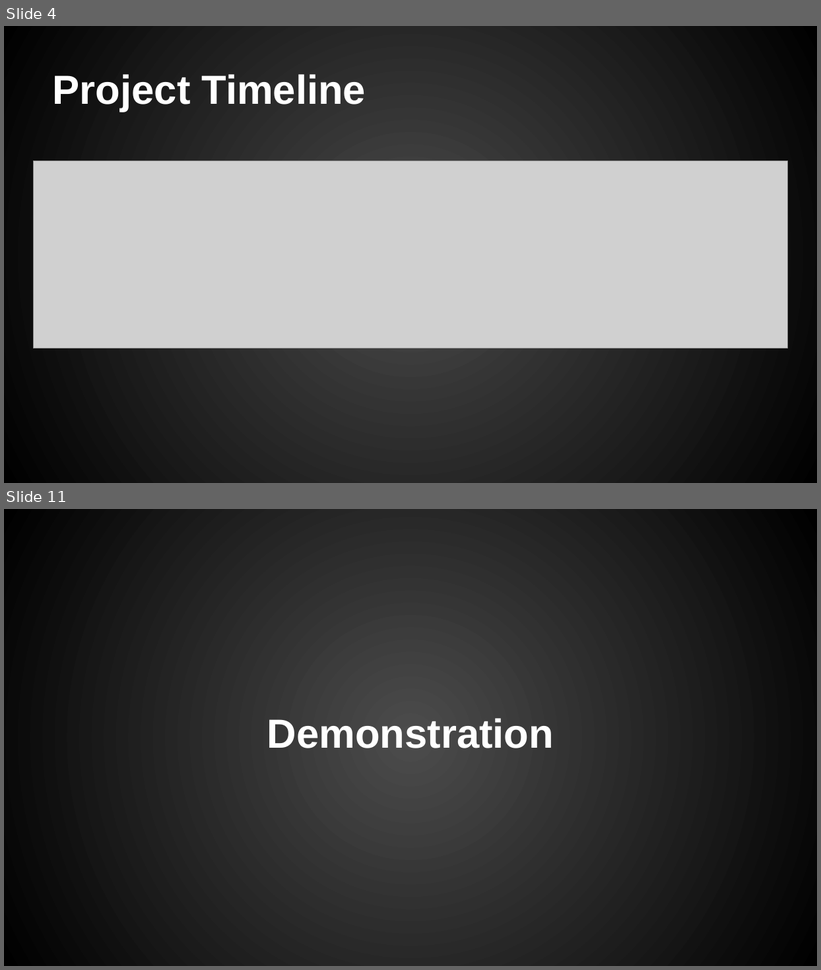
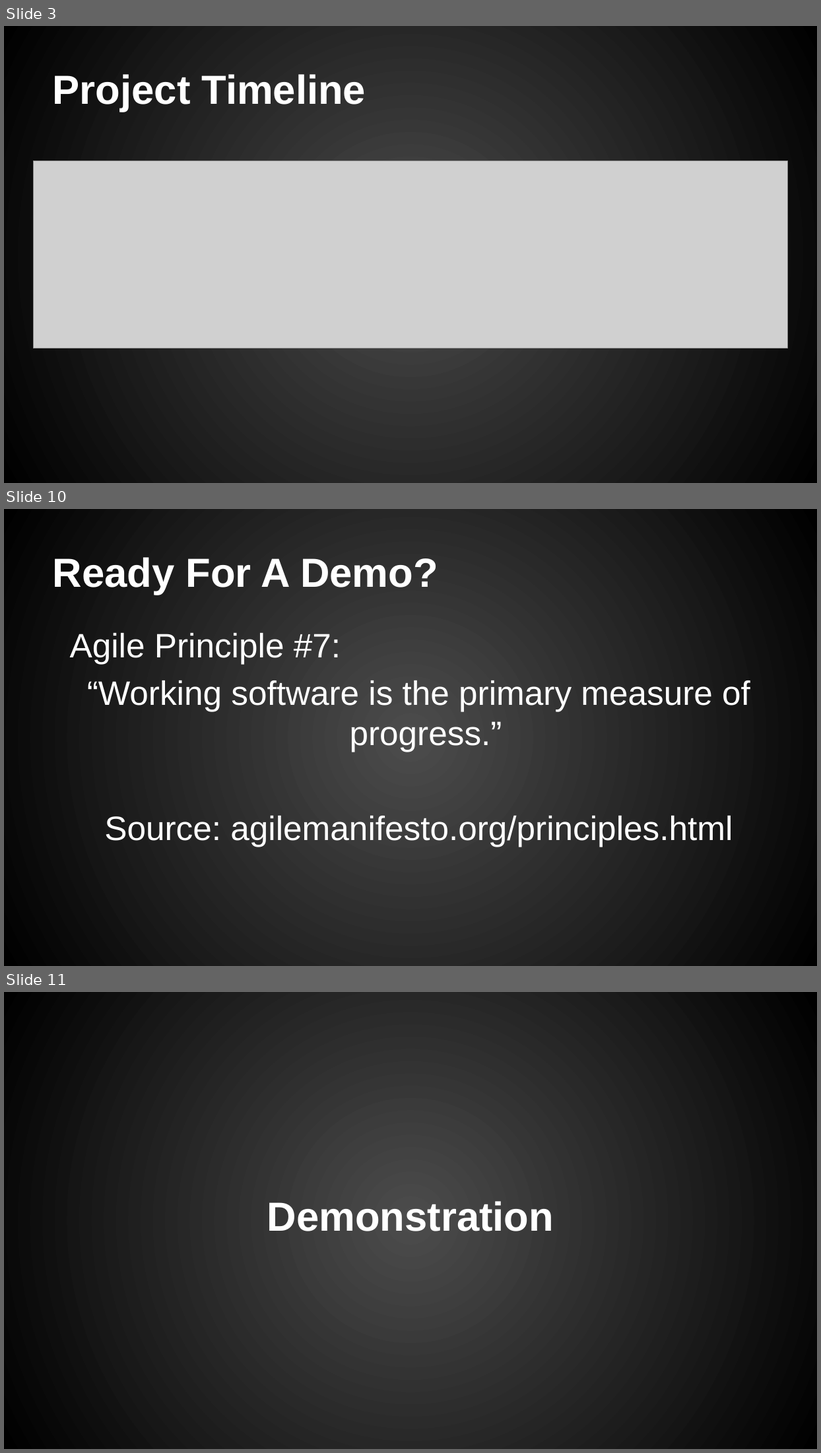
Before and after one commit to chriskdon/chinese-checkers, a slide deck: project-management/binder/iteration2/Curtis/Chinese Checkers - Iteration #2.pptx. Shown one above the other, each under a label of ours: slides 4 and 11 before the commit, slides 3, 10 and 11 after it; the slides between them are not shown. The pictures are 821x970 and 821x1453 pixels, drawn with LibreOffice and Linux fonts; fonts in the diff are those of the drawing; grey boxes stand for pictures; background and template pictures are left out. Boxes give left, top, right and bottom in pixels: in the first picture for what was removed or moved away, otherwise in the second. Text is boxed around its words. In the diff, an @@ line names an element or a change of style, - is before the commit and + after.

```diff
--- a/project-management/binder/iteration2/Curtis/Chinese Checkers - Iteration #2.pptx
+++ b/project-management/binder/iteration2/Curtis/Chinese Checkers - Iteration #2.pptx
@@ slide 10 added at <box>4,509,817,966</box>, background gradient #4C4C4C to #000000 @@
@@ title added at <box>53,557,438,595</box>, 36 pt, text #FFFFFF, bold @@
+Ready For A Demo?
@@ text added at <box>70,632,750,847</box>, 30 pt, text #FFFFFF @@
+Agile Principle #7:
+“Working software is the primary measure of progress.”
+Source: agilemanifesto.org/principles.html
@@ what was slide 4 is now slide 3 @@
```
Also in this commit, not shown: 2 slides changed, 6 other slides added, 6 slides removed.
